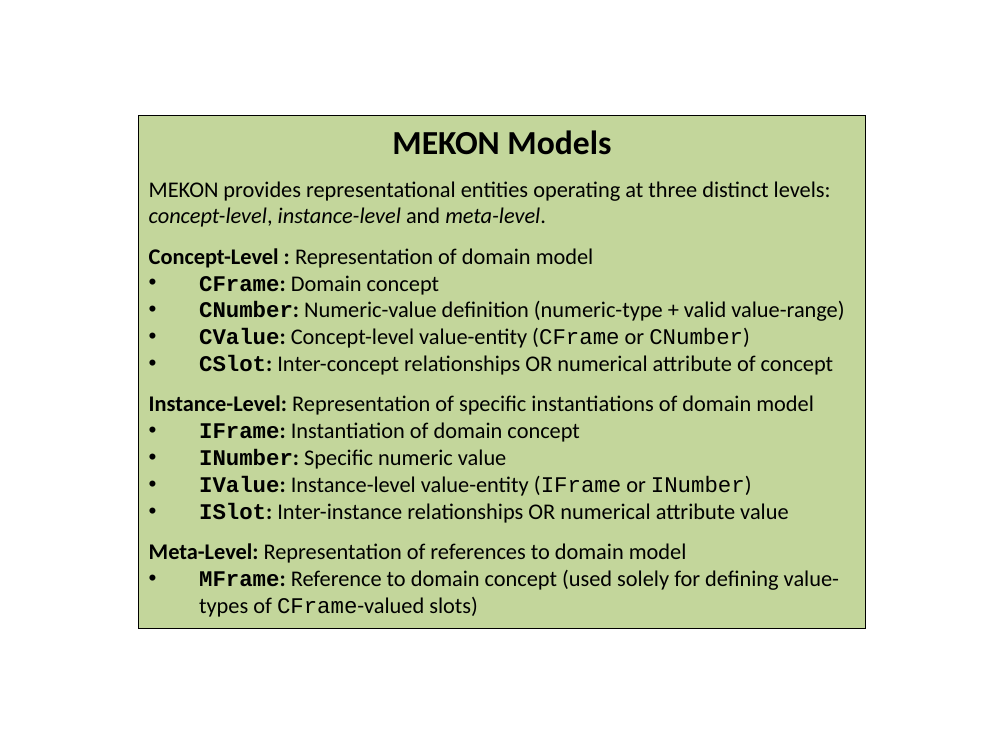
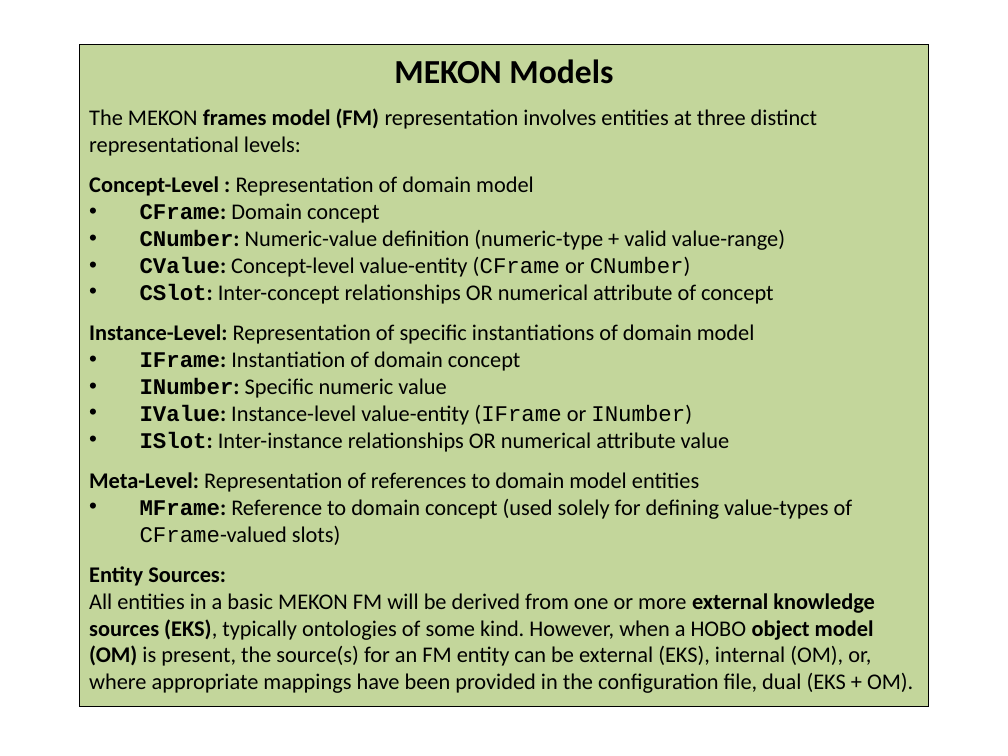
Before and after one commit to colin-puleston/mekon-hobo, a slide deck: slide 8 of docs/MEKON-HOBO Introductory Tutorial.pptx (slide 7 before the commit). Drawn at 1008x756 pixels with LibreOffice and Linux fonts; fonts in the diff are those of the drawing. Boxes give left, top, right and bottom in pixels: in the first picture for what was removed or moved away, otherwise in the second. Text is boxed around its words. In the diff, an @@ line names an element or a change of style, - is before the commit and + after.

```diff
--- a/docs/MEKON-HOBO Introductory Tutorial.pptx
+++ b/docs/MEKON-HOBO Introductory Tutorial.pptx
@@ rectangle "MEKON Models": place and size @@
-rectangle "MEKON Models" at (139, 116, 866, 628)
+rectangle "MEKON Models" at (80, 44, 929, 706)
@@ text in rectangle at (89, 108, 817, 156): text changed @@
-MEKON provides representational entities operating at three distinct levels: concept-level, instance-level and meta-level.
+The MEKON frames model (FM) representation involves entities at three distinct representational levels:
@@ text in rectangle at (89, 472, 699, 492): text changed @@
-Meta-Level: Representation of references to domain model
+Meta-Level: Representation of references to domain model entities
@@ text in rectangle at (89, 566, 913, 693): paragraphs added @@
+Entity Sources:
+All entities in a basic MEKON FM will be derived from one or more external knowledge sources (EKS), typically ontologies of some kind. However, when a HOBO object model (OM) is present, the source(s) for an FM entity can be external (EKS), internal (OM), or, where appropriate mappings have been provided in the configuration file, dual (EKS + OM).
```
Also in this commit, not shown: 15 other slides changed, 7 slides added.
